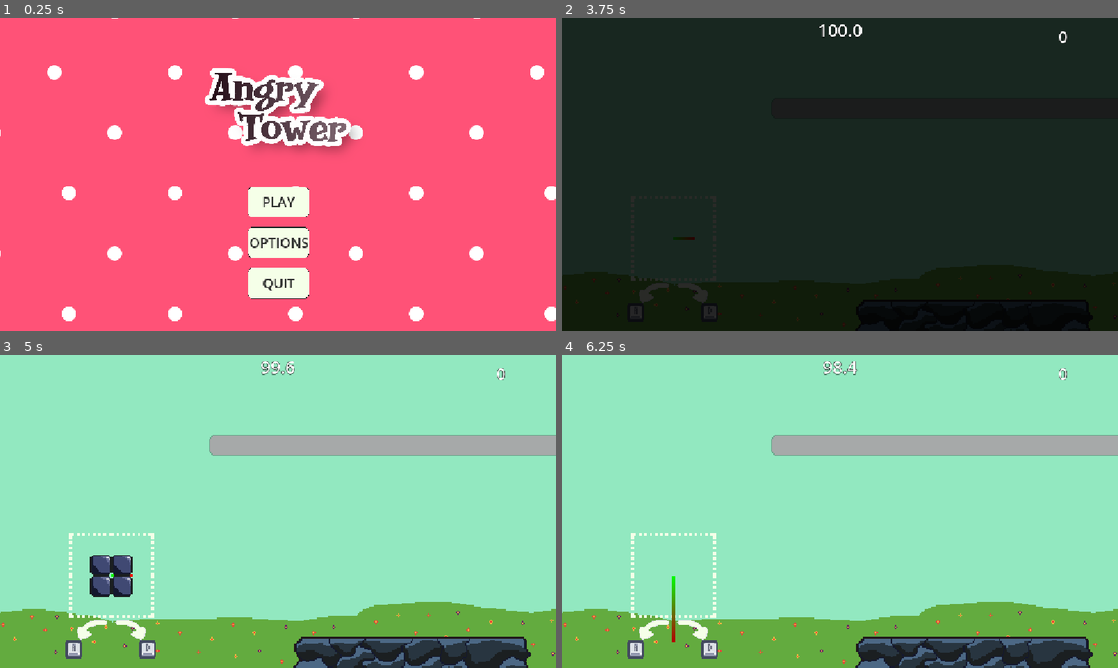
Above: before the commit, frames 1-4 (two rows, left to right).
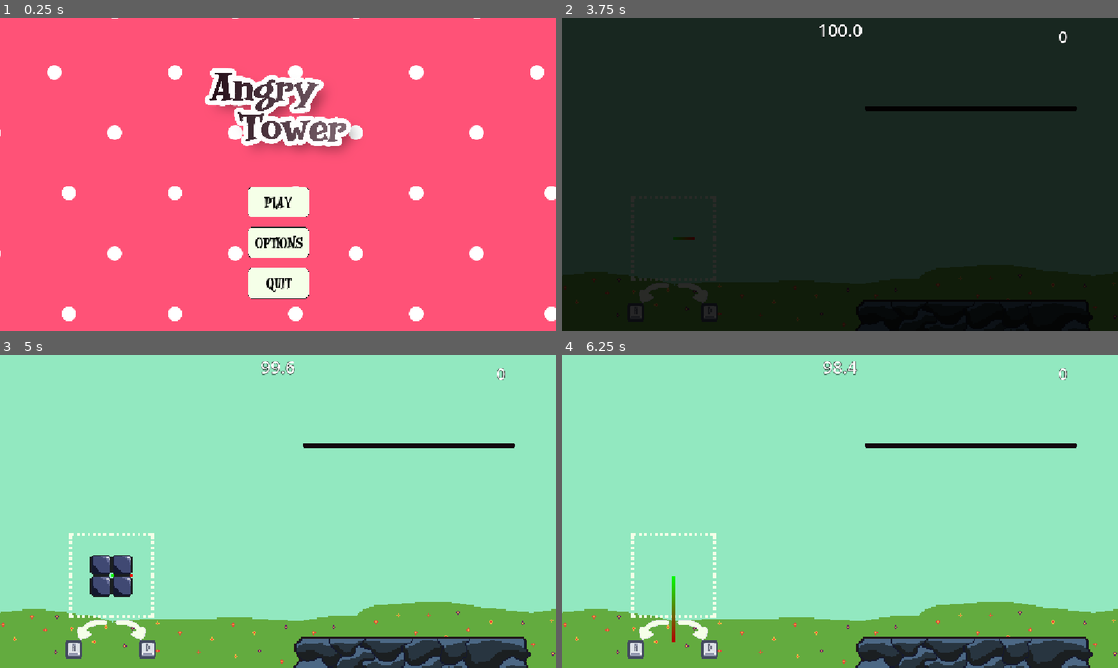
Above: after the commit, the same moments.

Repository: tylergreg95/godot-wild-jam-99
Game: Godot game, scene res://StartMenu/start_menu.tscn
The game is run twice, just before and just after one commit, with the same random seed, the same clock (stepped at 60 frames per second) and the same inputs.
Inputs (mouse positions are in pixels of both pictures, inside the frame that each line leads up to):
- Up to frame 1 (0.25 s): no input
- Up to frame 2 (3.75 s): click "PLAY" at 0.5 s; move the mouse to (962, 158) at 1.27 s; press the mouse at (962, 158) at 1.28 s; hold D (rotate_right) 1.28-2.03 s; move the mouse to (728, 190) at 2.02 s; release the mouse at (728, 190) at 2.03 s; hold A (rotate_left) 2.03-2.78 s; click (728, 190) at 2.1 s; tap Enter at 2.75 s; move the mouse to (895, 105) at 2.77 s; press the mouse at (895, 105) at 2.78 s; hold D (rotate_right) 2.78-3.5 s; release the mouse at (895, 105) at 3.5 s; click "OPTIONS" at 3.5 s
- Up to frame 3 (5 s): move the mouse to (250, 574) at 4.27 s; hold D (rotate_right) from 4.28 s (still down); click (250, 574) at 4.35 s
- Up to frame 4 (6.25 s): tap Space at 5 s; move the mouse to (673, 577) at 5.02 s; release D (rotate_right) at 5.03 s; press the mouse at (673, 577) at 5.03 s; hold A (rotate_left) from 5.03 s (still down); move the mouse to (673, 464) at 5.77 s; release the mouse at (673, 464) at 5.78 s; click (673, 464) at 5.85 s

The runs differ from the first frame. In frame 1, 0.6% of the frame differs, in the area x 45-56%, y 57-88%; in frame 2, 0.6%; in frame 3, 4.2%, in the area x 37-100%, y 25-33%; in frame 4, 4.2%.
Error in both runs: Trying to assign value of type 'Nil' to a variable of type 'float'. (res://Config/config.gd:27)

Commit message:
most of finishing touches

Diff:
--- /dev/null
+++ b/Level/height_goal.gd
@@ -0,0 +1,8 @@
+extends Area2D
+class_name HeightGoal
+
+@onready var progress_bar: TextureProgressBar = $ProgressBar
+
+
+func update_progress_bar(time_left: float) -> void:
+	progress_bar.value = 1.0 - (time_left / 3.0)
--- a/Level/height_goal.tscn
+++ b/Level/height_goal.tscn
@@ -1,19 +1,27 @@
 [gd_scene format=3 uid="uid://ba1v7jol1ak3s"]
 
+[ext_resource type="Script" uid="uid://bc2yvnpghkeqn" path="res://Level/height_goal.gd" id="1_0fumh"]
 [ext_resource type="Texture2D" uid="uid://b88oeleyj0otg" path="res://Art/godotwild99_goal_bar.png" id="2_0fumh"]
+[ext_resource type="Texture2D" uid="uid://cjwmkju1qbrx6" path="res://Art/godotwild99_goal_background.png" id="2_gg4d0"]
 
 [sub_resource type="RectangleShape2D" id="RectangleShape2D_pakj4"]
-size = Vector2(2771.5, 57)
+size = Vector2(2771.5, 19)
 
 [node name="HeightGoal" type="Area2D" unique_id=993445748]
+script = ExtResource("1_0fumh")
 
 [node name="CollisionShape2D" type="CollisionShape2D" parent="." unique_id=469441296]
 position = Vector2(-411.25, -0.5)
 shape = SubResource("RectangleShape2D_pakj4")
 debug_color = Color(0.23845905, 0.6371952, 0, 0.41960785)
 
-[node name="Sprite2D" type="Sprite2D" parent="." unique_id=221702923]
-modulate = Color(1, 1, 1, 0.34117648)
-position = Vector2(653.99994, 0)
-scale = Vector2(4, 4)
-texture = ExtResource("2_0fumh")
+[node name="ProgressBar" type="TextureProgressBar" parent="." unique_id=527086692]
+offset_left = -340.0
+offset_top = -8.0
+offset_right = 300.0
+offset_bottom = 32.0
+max_value = 1.0
+step = 0.01
+fill_mode = 1
+texture_under = ExtResource("2_gg4d0")
+texture_progress = ExtResource("2_0fumh")
--- a/Level/tower_manager.gd
+++ b/Level/tower_manager.gd
@@ -7,17 +7,23 @@
 @export var tower_pieces_in_tower: Array[TowerPiece] = []
 
 @onready var height_goal_complete: AudioStreamPlayer = $HeightGoalComplete
+@onready var height_goal_complete_timer: Timer = $HeightGoalCompleteTimer
 
 
 const X_OFFSET: float = 450.0
 
 var current_height_goal: float = 0
 var height_goal_area: PackedScene = preload("uid://ba1v7jol1ak3s")
-var current_height_goal_instance: Area2D
+var current_height_goal_instance: HeightGoal
 var height_goal_complete_sound_pitch: float = 1.0
+
 
 func _ready() -> void:
 	current_height_goal_instance = create_next_height_goal()
+
+func _process(delta: float) -> void:
+	if not height_goal_complete_timer.is_stopped():
+		current_height_goal_instance.update_progress_bar(height_goal_complete_timer.time_left)
 
 func create_next_height_goal() -> Area2D:
 	current_height_goal += height_goal_delta
@@ -25,11 +31,19 @@
 	next_goal.global_position = Vector2(X_OFFSET, -current_height_goal)
 	add_child(next_goal)
 	next_goal.body_entered.connect(handle_height_goal_entered)
+	next_goal.body_exited.connect(handle_height_goal_exited)
 	return next_goal
 
 func handle_height_goal_entered(body: Node2D):
 	if body is TowerPiece:
-		$HeightGoalCompleteTimer.start()
+		if body.has_landed:
+			if current_height_goal_instance.has_overlapping_bodies() and len(current_height_goal_instance.get_overlapping_bodies()) == 1:
+				height_goal_complete_timer.start()
+
+func handle_height_goal_exited(body: Node2D) -> void:
+	if not current_height_goal_instance.has_overlapping_bodies():
+		height_goal_complete_timer.stop()
+		current_height_goal_instance.update_progress_bar(3)
 
 func add_tower_piece(piece: TowerPiece) -> void:
 	if tower_pieces_in_tower.has(piece):
--- a/StartMenu/start_menu.tscn
+++ b/StartMenu/start_menu.tscn
@@ -19,9 +19,10 @@
 shader = ExtResource("1_y6j7s")
 shader_parameter/speed = 0.05
 
-[sub_resource type="LabelSettings" id="LabelSettings_pakj4"]
-font_size = 28
-font_color = Color(0.18, 0.18, 0.18, 1)
+[sub_resource type="LabelSettings" id="LabelSettings_q5ob2"]
+font = ExtResource("9_q5ob2")
+font_size = 32
+font_color = Color(0, 0, 0, 1)
 
 [sub_resource type="LabelSettings" id="LabelSettings_5gi2k"]
 font = ExtResource("9_q5ob2")
@@ -30,8 +31,10 @@
 outline_color = Color(0, 0, 0, 1)
 
 [sub_resource type="LabelSettings" id="LabelSettings_sxlej"]
+font = ExtResource("9_q5ob2")
 
 [sub_resource type="LabelSettings" id="LabelSettings_7pw6a"]
+font = ExtResource("9_q5ob2")
 font_size = 24
 font_color = Color(0, 0, 0, 1)
 
@@ -115,7 +118,7 @@
 grow_horizontal = 2
 grow_vertical = 2
 text = "PLAY"
-label_settings = SubResource("LabelSettings_pakj4")
+label_settings = SubResource("LabelSettings_q5ob2")
 horizontal_alignment = 1
 vertical_alignment = 1
 
@@ -139,7 +142,7 @@
 grow_horizontal = 2
 grow_vertical = 2
 text = "OPTIONS"
-label_settings = SubResource("LabelSettings_pakj4")
+label_settings = SubResource("LabelSettings_q5ob2")
 horizontal_alignment = 1
 vertical_alignment = 1
 
@@ -164,7 +167,7 @@
 grow_horizontal = 2
 grow_vertical = 2
 text = "QUIT"
-label_settings = SubResource("LabelSettings_pakj4")
+label_settings = SubResource("LabelSettings_q5ob2")
 horizontal_alignment = 1
 vertical_alignment = 1
 
--- a/TowerPieces/tower_piece.gd
+++ b/TowerPieces/tower_piece.gd
@@ -39,7 +39,7 @@
 				original_position.y - max_x_drag,
 				original_position.y + max_x_drag)
 			)
-		#var new_pos: Vector2 = Vector2(mouse_pos.x, mouse_pos.y)
+		#new_pos = Vector2(mouse_pos.x, mouse_pos.y)
 		global_position = new_pos
 		position_changed.emit(global_position)
 	if clickable and not piece_following_cursor:
Binary file added: Art/godotwild99_goal_background.png
Not shown, added: Art/godotwild99_goal_background.png.import
Not shown, added: Level/height_goal.gd.uid
